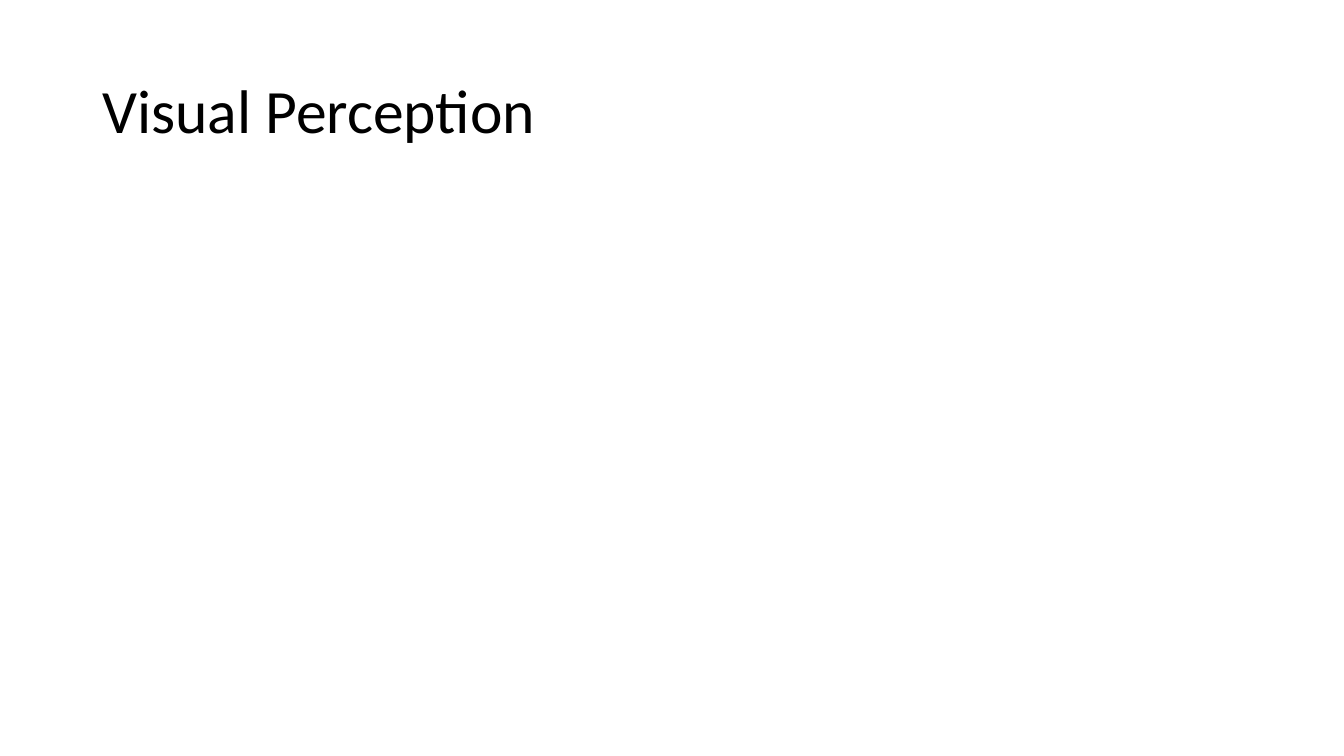
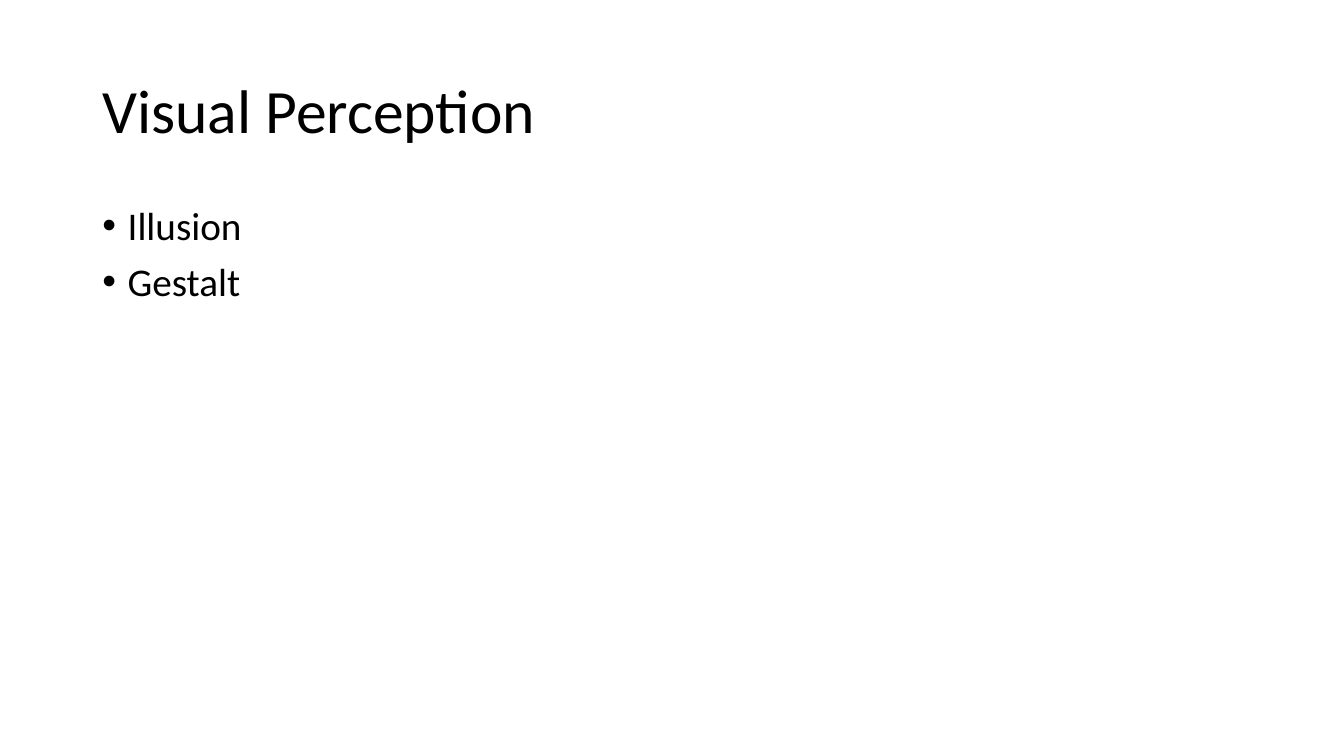
Before and after one commit to PatriciaXiao/Conclusion, a slide deck: slide 10 of Conclusion.pptx (slide 11 before the commit). Drawn at 1344x756 pixels with LibreOffice and Linux fonts; fonts in the diff are those of the drawing. Boxes give left, top, right and bottom in pixels: in the first picture for what was removed or moved away, otherwise in the second. Text is boxed around its words. In the diff, an @@ line names an element or a change of style, - is before the commit and + after.

```diff
--- a/Conclusion.pptx
+++ b/Conclusion.pptx
@@ text added at [128, 212, 242, 297], 28 pt, text #000000 @@
+• Illusion
+• Gestalt
```
Also in this commit, not shown: 9 other slides changed, 1 slide removed, 4 other files.
